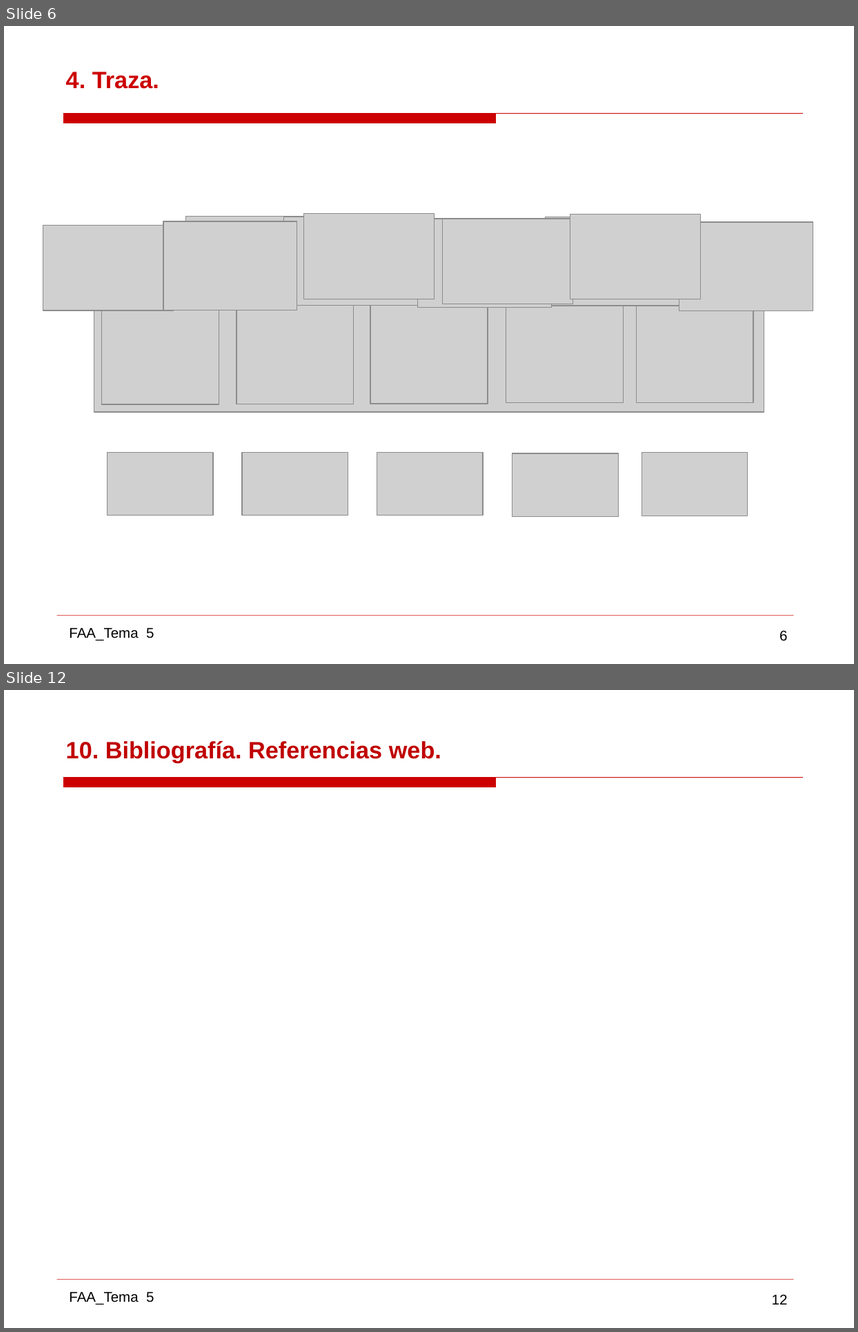
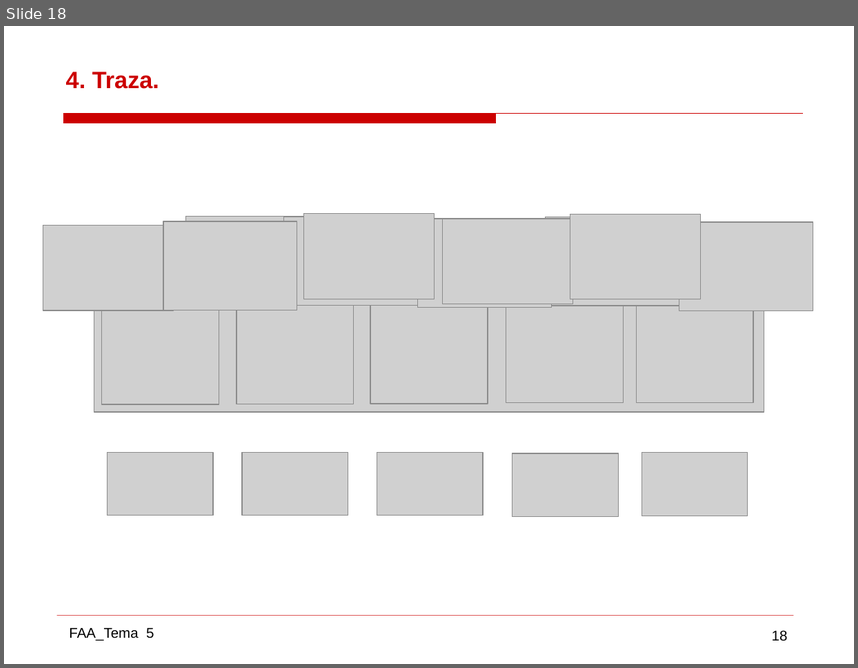
Before and after one commit to gabrielpr96/ETSIcode, a slide deck: FAA/Practica 2 AAD/AAD_11.pptx. Shown one above the other, each under a label of ours: slides 6 and 12 before the commit, slide 18 after it; the slides between them are not shown. The pictures are 858x1332 and 858x668 pixels, drawn with LibreOffice and Linux fonts; fonts in the diff are those of the drawing; grey boxes stand for pictures; background and template pictures are left out. Boxes give left, top, right and bottom in pixels: in the first picture for what was removed or moved away, otherwise in the second. Text is boxed around its words. In the diff, an @@ line names an element or a change of style, - is before the commit and + after.

```diff
--- a/FAA/Practica 2 AAD/AAD_11.pptx
+++ b/FAA/Practica 2 AAD/AAD_11.pptx
@@ slide 12 removed at box(4, 690, 854, 1328), background #FFFFFF; not listed: 4 template elements that a slide beside it also shows @@
@@ title removed at box(66, 741, 441, 763) @@
-10. Bibliografía. Referencias web.
@@ what was slide 6 is now slide 18 @@
@@ page number at box(772, 630, 788, 641): text changed @@
-6
+18
```
Also in this commit, not shown: 5 slides changed, 31 slides added, 5 other slides removed, 18 other files.
